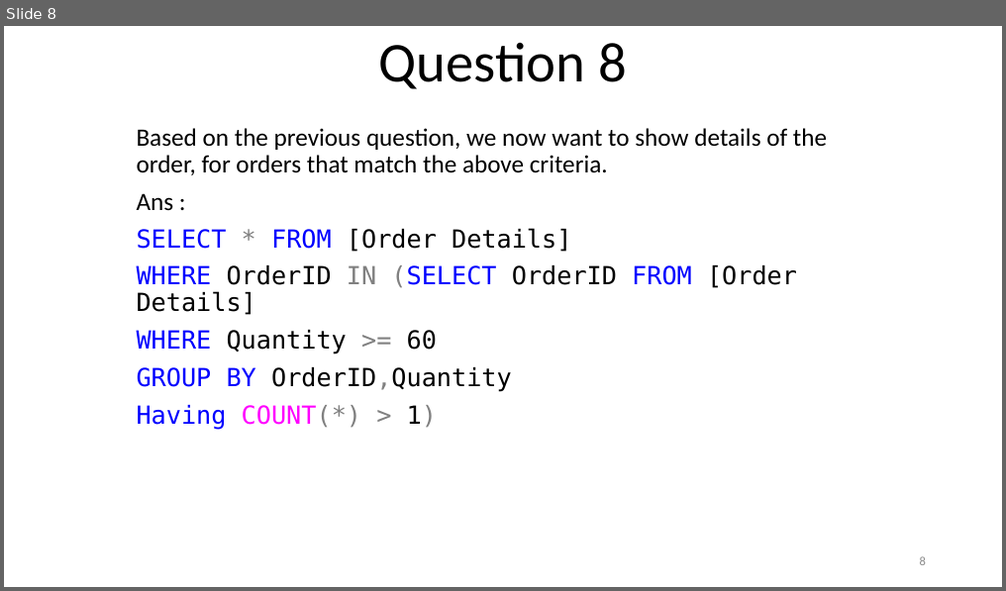
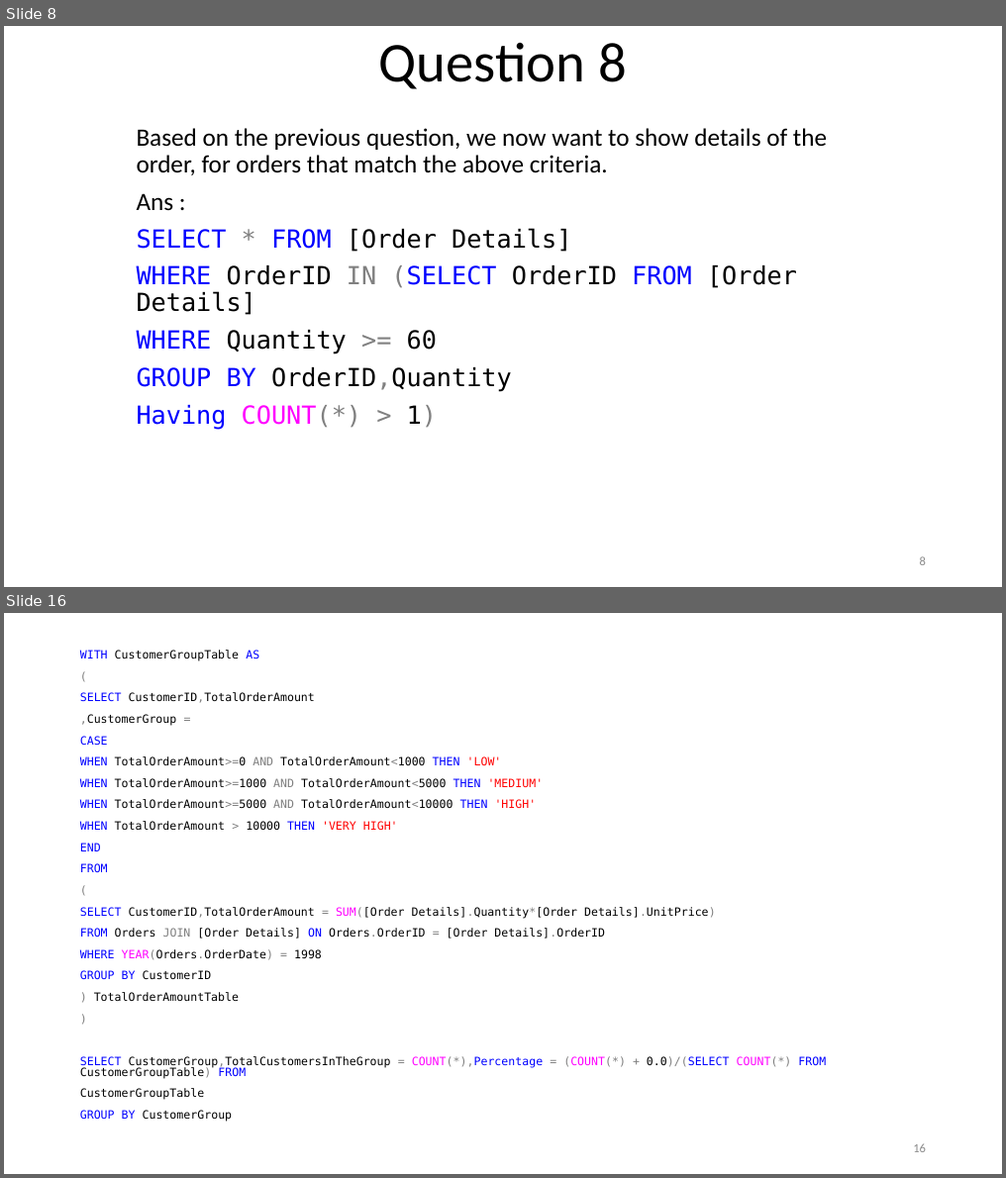
Before and after one commit to KaustubhSathe/sql-challenges, a slide deck: 3. Northwind Challenges/Advanced-Problems.pptm. Shown one above the other, each under a label of ours: slide 8 before the commit, slides 8 and 16 after it; the slides between them are not shown. The pictures are 1006x591 and 1006x1178 pixels, drawn with LibreOffice and Linux fonts; fonts in the diff are those of the drawing. Boxes give left, top, right and bottom in pixels: in the first picture for what was removed or moved away, otherwise in the second. Text is boxed around its words. In the diff, an @@ line names an element or a change of style, - is before the commit and + after.

```diff
--- a/3. Northwind Challenges/Advanced-Problems.pptm
+++ b/3. Northwind Challenges/Advanced-Problems.pptm
@@ slide 16 added at (4,613,1002,1174), background #FFFFFF @@
@@ text added at (80,650,826,1122), 11 pt, text #000000 @@
+WITH CustomerGroupTable AS
+(
+SELECT CustomerID,TotalOrderAmount
+,CustomerGroup =
+CASE
+WHEN TotalOrderAmount>=0 AND TotalOrderAmount<1000 THEN 'LOW'
+WHEN TotalOrderAmount>=1000 AND TotalOrderAmount<5000 THEN 'MEDIUM'
+WHEN TotalOrderAmount>=5000 AND TotalOrderAmount<10000 THEN 'HIGH'
+WHEN TotalOrderAmount > 10000 THEN 'VERY HIGH'
+END
+FROM
+(
+SELECT CustomerID,TotalOrderAmount = SUM([Order Details].Quantity*[Order Details].UnitPrice)
+FROM Orders JOIN [Order Details] ON Orders.OrderID = [Order Details].OrderID
+WHERE YEAR(Orders.OrderDate) = 1998
+GROUP BY CustomerID
+) TotalOrderAmountTable
+)
+SELECT CustomerGroup,TotalCustomersInTheGroup = COUNT(*),Percentage = (COUNT(*) + 0.0)/(SELECT COUNT(*) FROM CustomerGroupTable) FROM
+CustomerGroupTable
+GROUP BY CustomerGroup
@@ page number added at (913,1144,926,1153), 12 pt, text #8C8C8C @@
+16
```
Also in this commit, not shown: 16 slides changed, 1 other slide added, 6 slides removed, 5 other files.
